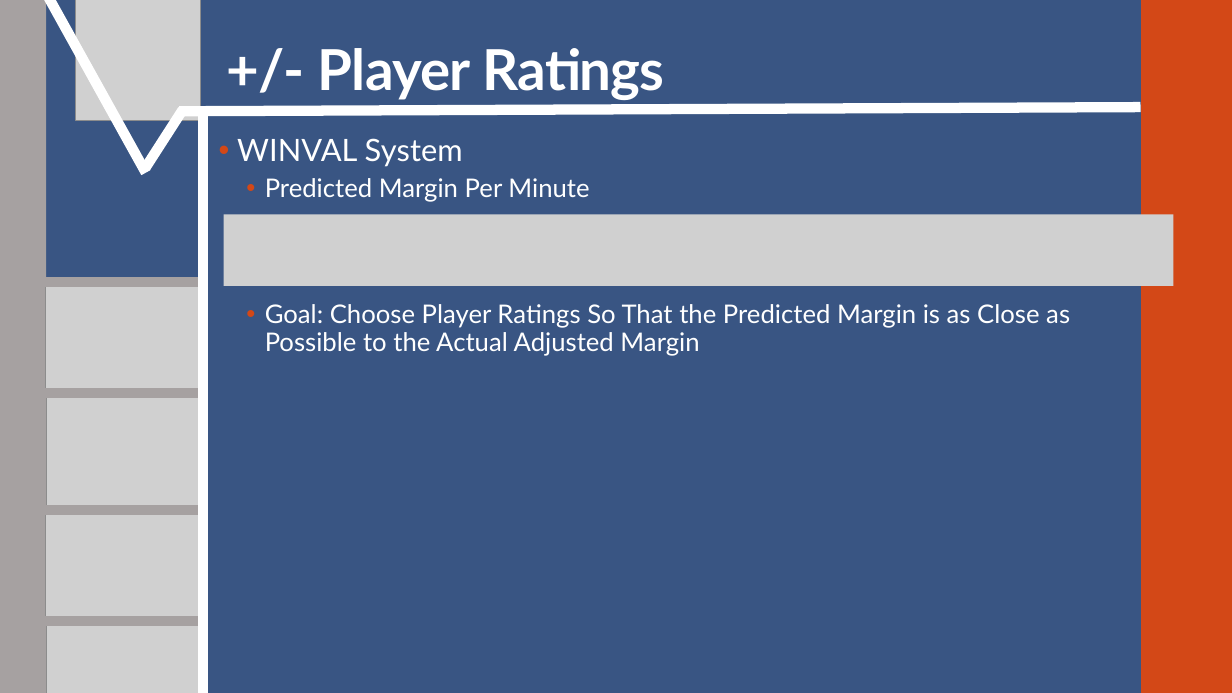
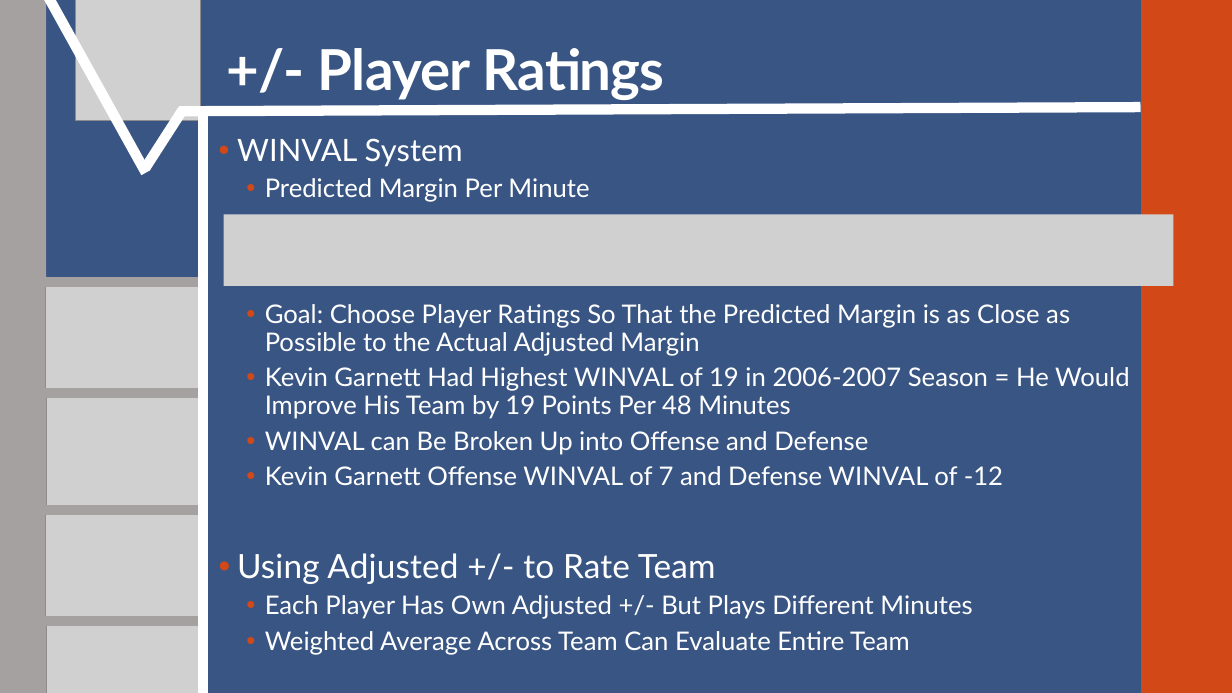
Before and after one commit to SuperMarioGiacomazzo/STOR390_WEBSITE, a slide deck: slide 13 of Slides/Basketball 2/Basketball_2_Lecture.pptx. Drawn at 1232x693 pixels with LibreOffice and Linux fonts; fonts in the diff are those of the drawing; grey boxes stand for pictures. Boxes give left, top, right and bottom in pixels: in the first picture for what was removed or moved away, otherwise in the second. Text is boxed around its words. In the diff, an @@ line names an element or a change of style, - is before the commit and + after.

```diff
--- a/Slides/Basketball 2/Basketball_2_Lecture.pptx
+++ b/Slides/Basketball 2/Basketball_2_Lecture.pptx
@@ text at <box>237,367,1130,655</box>: paragraphs added @@
+  • Kevin Garnett Had Highest WINVAL of 19 in 2006-2007 Season = He Would Improve His Team by 19 Points Per 48 Minutes
+  • WINVAL can Be Broken Up into Offense and Defense
+  • Kevin Garnett Offense WINVAL of 7 and Defense WINVAL of -12
+• Using Adjusted +/- to Rate Team
+  • Each Player Has Own Adjusted +/- But Plays Different Minutes
+  • Weighted Average Across Team Can Evaluate Entire Team
```
Also in this commit, not shown: 3 slides added, 4 other files.
